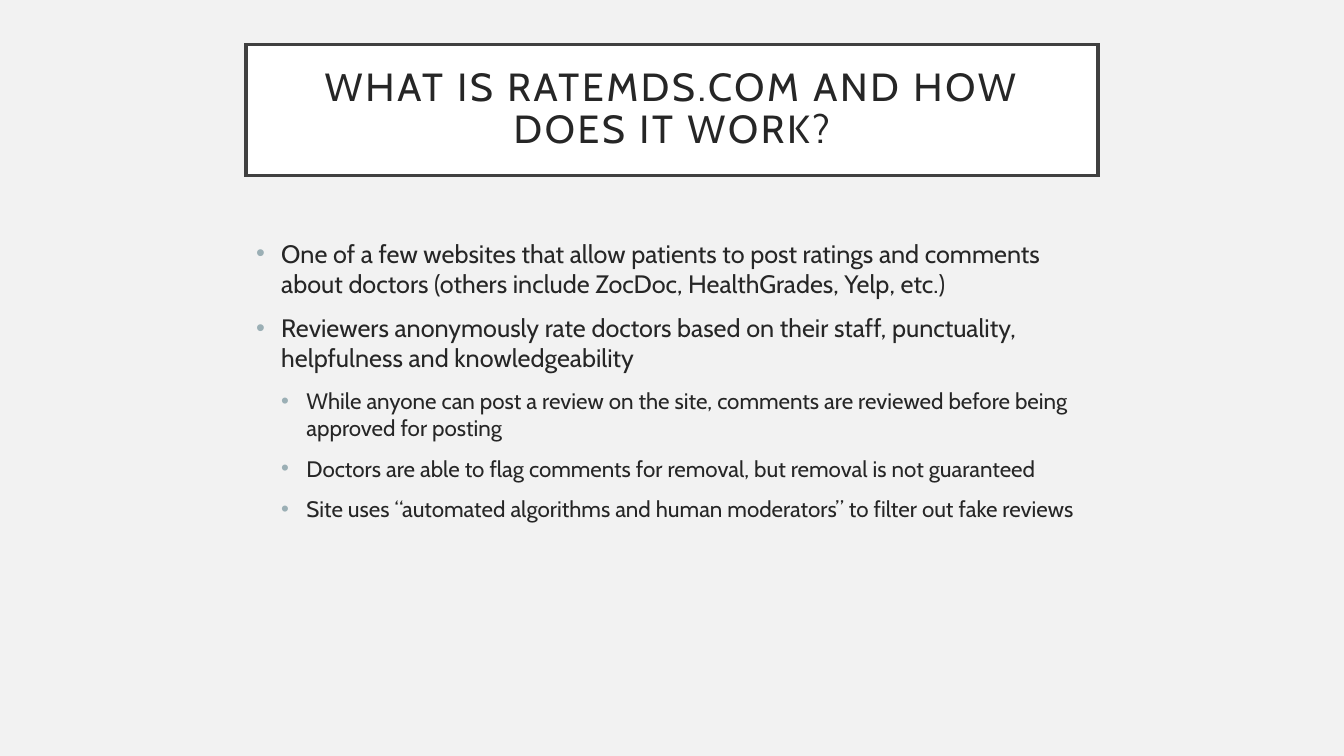
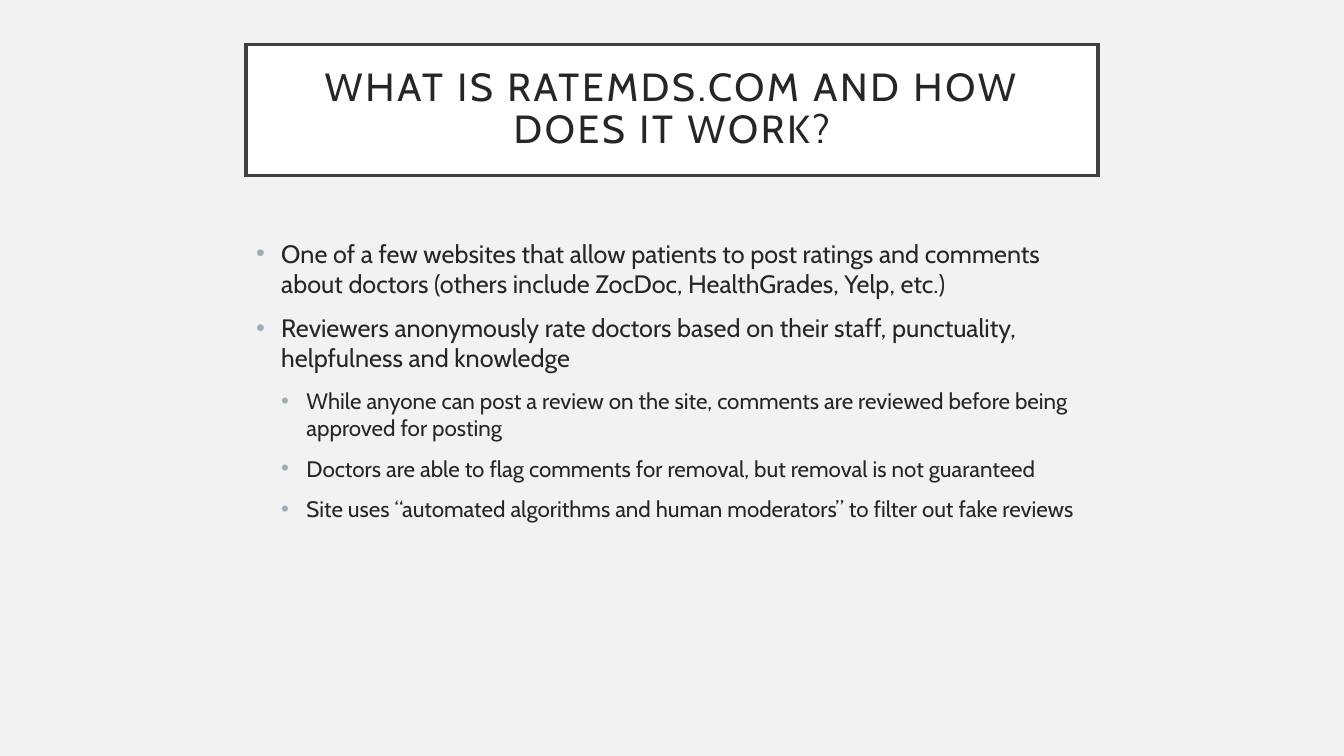
Before and after one commit to gwenkf/NYCDSA_scrapyproj, a slide deck: slide 2 of webscraping_proj.pptx. Drawn at 1344x756 pixels with LibreOffice and Linux fonts; fonts in the diff are those of the drawing. Boxes give left, top, right and bottom in pixels: in the first picture for what was removed or moved away, otherwise in the second. Text is boxed around its words. In the diff, an @@ line names an element or a change of style, - is before the commit and + after.

```diff
--- a/webscraping_proj.pptx
+++ b/webscraping_proj.pptx
@@ text at (281, 318, 1016, 374): text changed @@
-• Reviewers anonymously rate doctors based on their staff, punctuality, helpfulness and knowledgeability
+• Reviewers anonymously rate doctors based on their staff, punctuality, helpfulness and knowledge
```
Also in this commit, not shown: 3 other slides changed, 1 slide removed, 2 other files.
